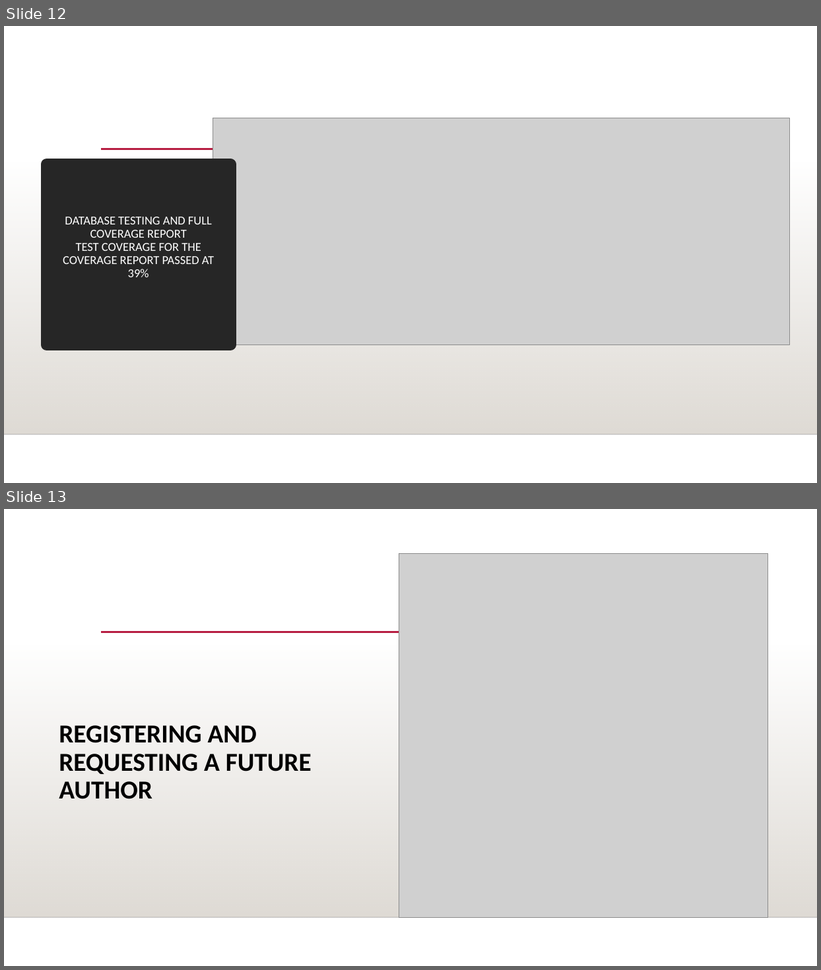
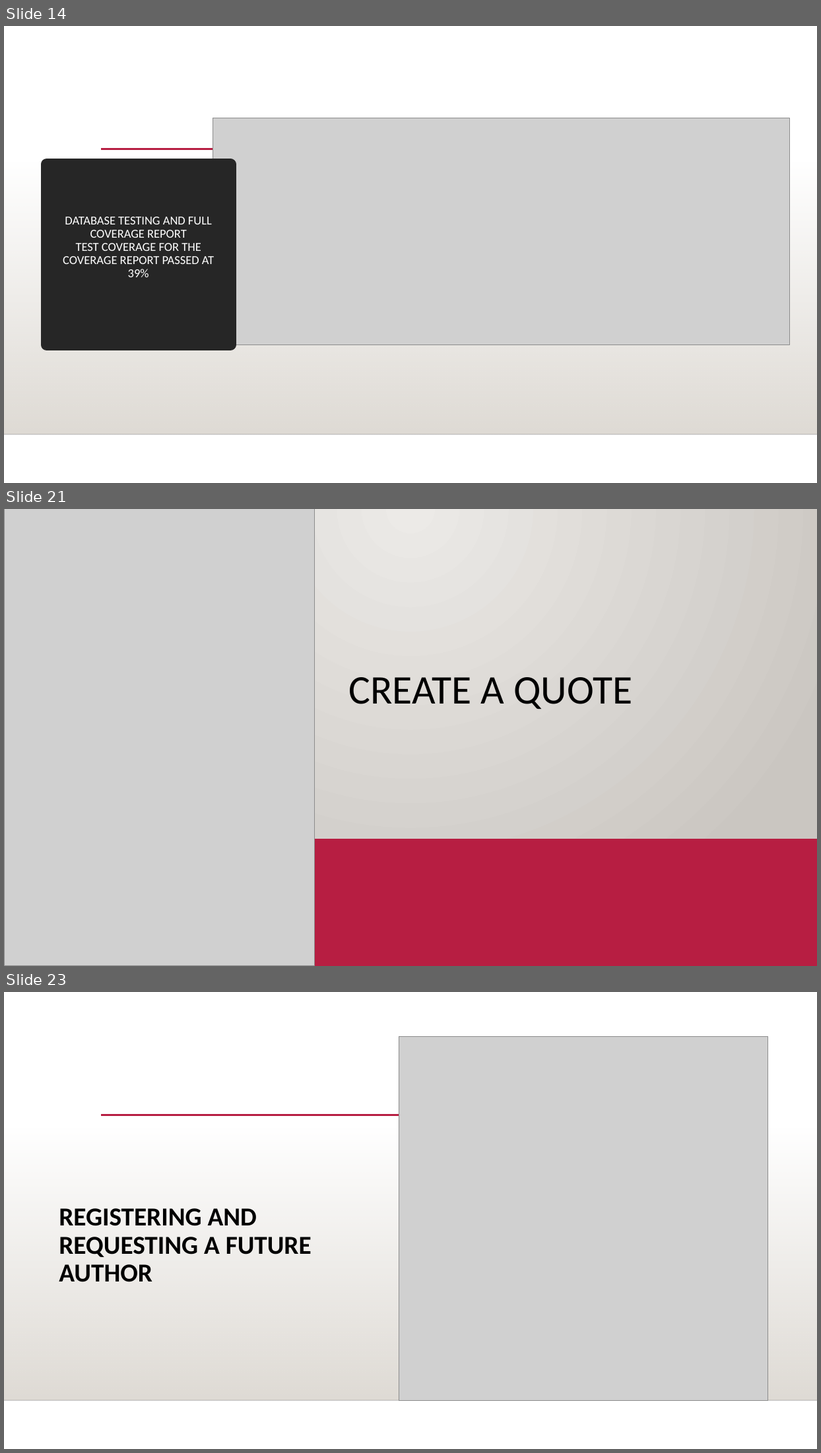
Before and after one commit to Shana12345/ChristianWeb, a slide deck: OOP Based Application.pptx. Shown one above the other, each under a label of ours: slides 12 and 13 before the commit, slides 14, 21 and 23 after it; the slides between them are not shown. The pictures are 821x970 and 821x1453 pixels, drawn with LibreOffice and Linux fonts; fonts in the diff are those of the drawing; grey boxes stand for pictures; background and template pictures are left out. Boxes give left, top, right and bottom in pixels: in the first picture for what was removed or moved away, otherwise in the second. Text is boxed around its words. In the diff, an @@ line names an element or a change of style, - is before the commit and + after.

```diff
--- a/OOP Based Application.pptx
+++ b/OOP Based Application.pptx
@@ slide 21 added at [4, 509, 817, 966], background gradient #ECEAE7 to #CAC7C1; not listed: 3 template elements that a slide beside it also shows @@
@@ rectangle added at [4, 509, 817, 839], fill gradient #ECEAE7 to #CAC7C1 @@
@@ picture added at [4, 509, 314, 966] @@
@@ rectangle added at [4, 644, 817, 918], fill gradient #DFDBD5 @@
@@ title added at [349, 677, 632, 709], 48 pt, text #000000 @@
+CREATE A QUOTE
@@ line added from (165, 745) to (741, 745), #B71E42 2.5 pt @@
@@ rectangle added at [4, 839, 817, 966], fill #B71E42 @@
@@ picture added at [4, 918, 817, 966] @@
@@ line added from (4, 918) to (817, 918), #000001 1 pt @@
@@ what was slide 12 is now slide 14 @@
@@ what was slide 13 is now slide 23 @@
```
Also in this commit, not shown: 3 slides changed, 12 other slides added.
